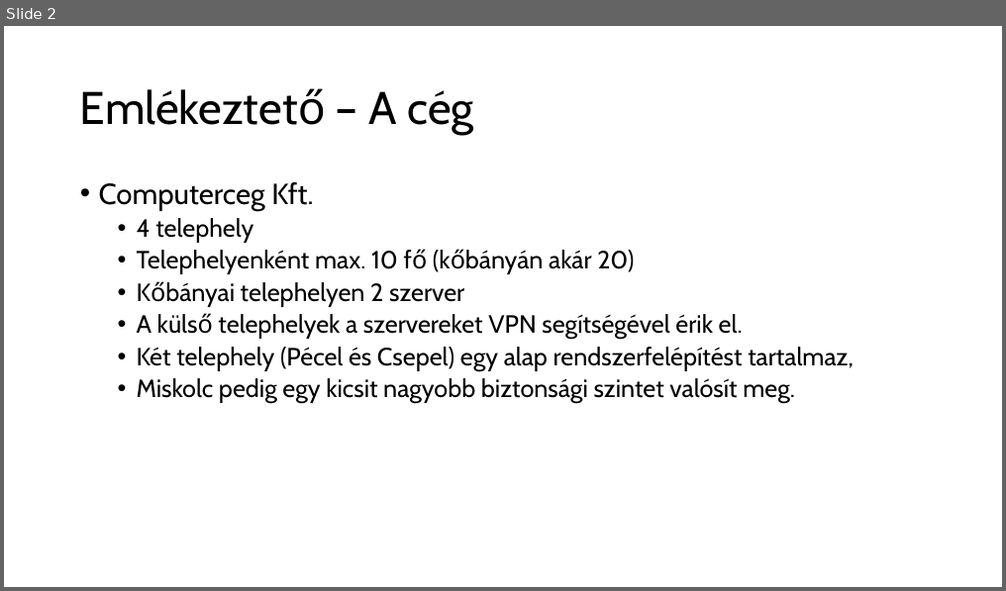
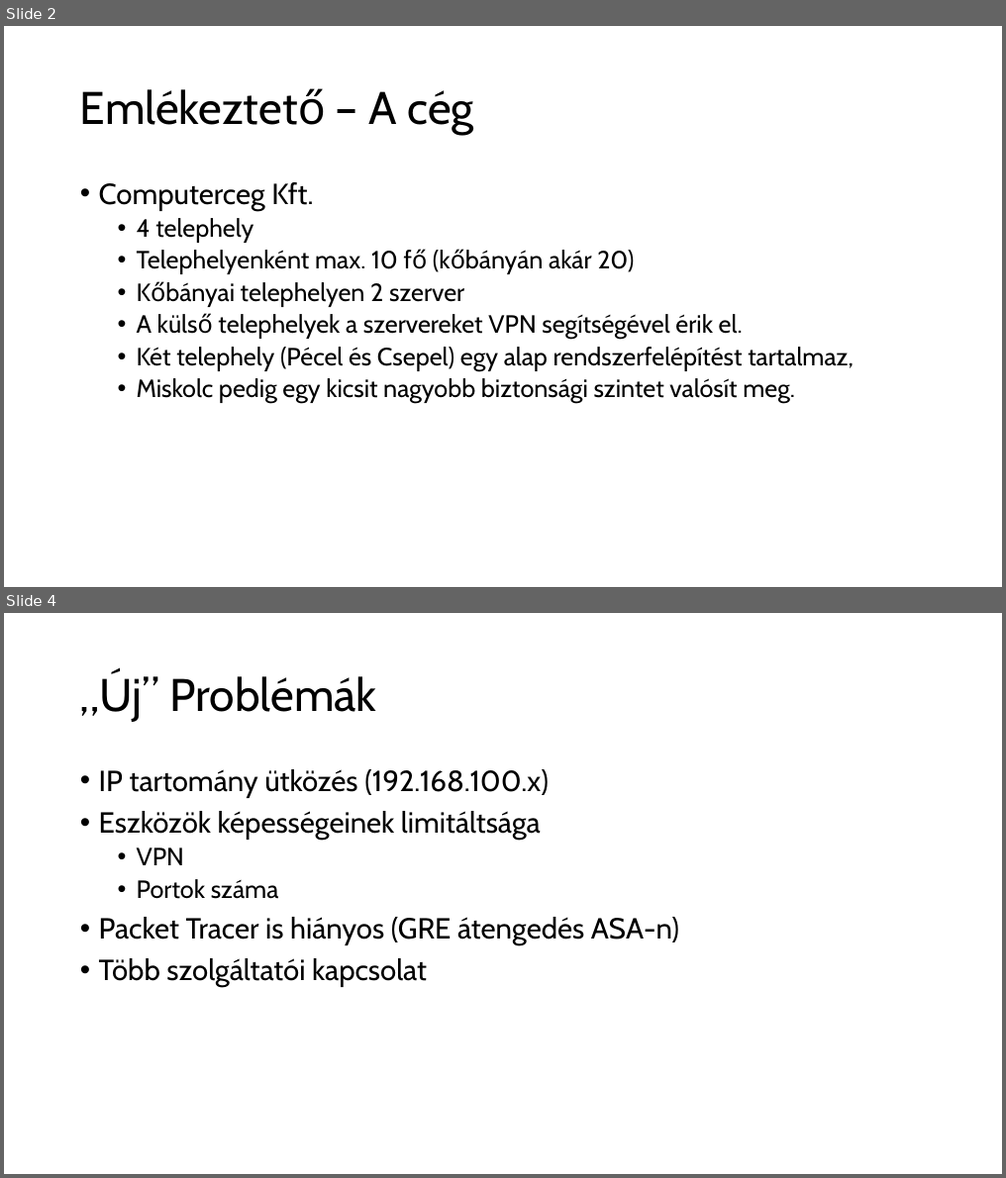
Before and after one commit to VasutasIsti/Vizsgaremek, a slide deck: HelyzetJelentes20240313/p_HelyzetJelentesBruderNagy20240313.pptx. Shown one above the other, each under a label of ours: slide 2 before the commit, slides 2 and 4 after it; the slides between them are not shown. The pictures are 1006x591 and 1006x1178 pixels, drawn with LibreOffice and Linux fonts; fonts in the diff are those of the drawing; background and template pictures are left out. Boxes give left, top, right and bottom in pixels: in the first picture for what was removed or moved away, otherwise in the second. Text is boxed around its words. In the diff, an @@ line names an element or a change of style, - is before the commit and + after.

```diff
--- a/HelyzetJelentes20240313/p_HelyzetJelentesBruderNagy20240313.pptx
+++ b/HelyzetJelentes20240313/p_HelyzetJelentesBruderNagy20240313.pptx
@@ slide 4 added at box(4, 613, 1002, 1174), background picture (left out) @@
@@ title added at box(80, 672, 377, 722), 44 pt, text #000000 @@
+„Új” Problémák
@@ text added at box(99, 769, 679, 987), 28 pt, text #000000 @@
+• IP tartomány ütközés (192.168.100.x)
+• Eszközök képességeinek limitáltsága
+  • VPN
+  • Portok száma
+• Packet Tracer is hiányos (GRE átengedés ASA-n)
+• Több szolgáltatói kapcsolat
```
Also in this commit, not shown: 3 other slides added, 1 slide removed, 3 other files.
